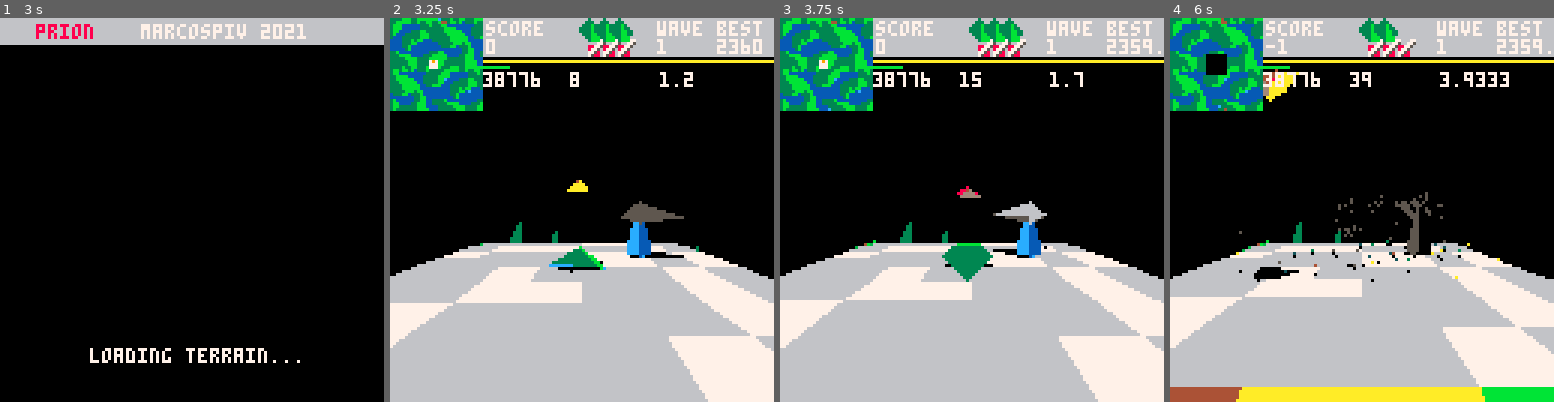
Above: before the commit, frames 1-4 (left to right).
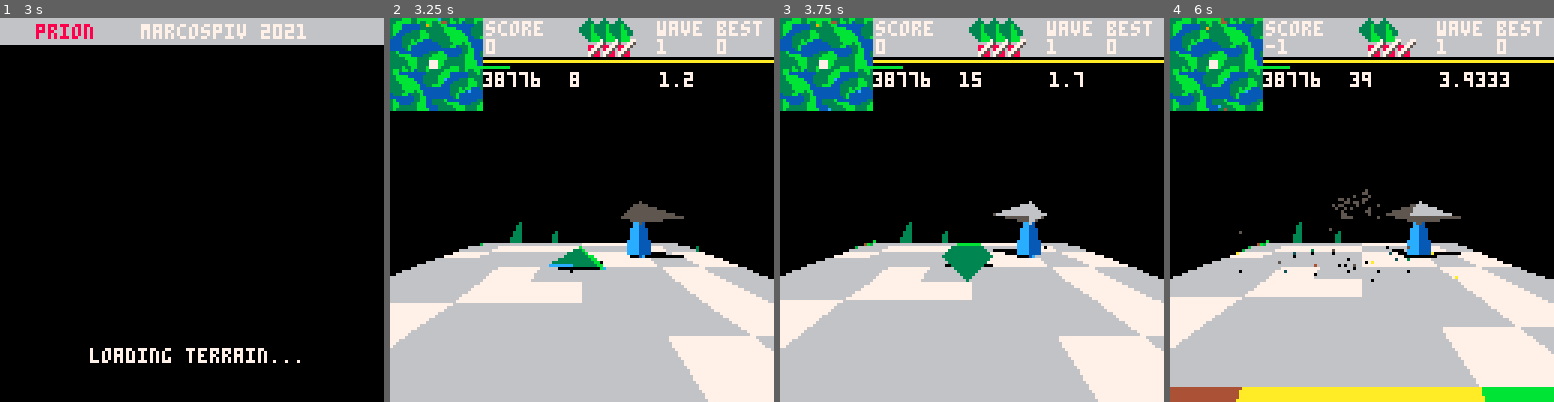
Above: after the commit, the same moments.

Repository: tpnk-dev/prion-pico8
Game: PICO-8 cartridge main.p8
Two runs of this game, one before a commit and one after it. Both use one fixed random seed, a clock stepped at 60 frames per second and the inputs below.
Inputs:
- Up to frame 1 (3 s): tap X (X key) at 0.33, 1.07, 1.85, 2.97 s; tap O (Z key) at 0.7, 1.7, 2.1, 2.5, 2.9 s; hold Right 1.6-2.1 s; hold Up 2.15-2.42 s; hold Right from 2.47 s (still down)
- Up to frame 2 (3.25 s): release Right at 3.03 s; hold Left from 3.08 s (still down)
- Up to frame 3 (3.75 s): tap O (Z key) at 3.3, 3.7 s; release Left at 3.58 s; hold Down from 3.63 s (still down)
- Up to frame 4 (6 s): release Down at 3.97 s; hold Right 4.02-4.68 s; tap X (X key) at 4.08, 5.2 s; tap O (Z key) every 0.4 s from 4.1 to 5.7 s; hold Up 4.73-5.03 s; hold Left 5.08-5.68 s; hold Down from 5.73 s (still down)

Frame 1 is identical in both runs. In frame 2, 0.3% of the frame differs, in the area x 9-97%, y 1-46%; in frame 3, 0.3%; in frame 4, 2.8%, in the area x 9-100%, y 2-69%.

Commit message:
Add mutant to game.lua
- add to OBJS_DATA
- add bush to add_virus_level
- create mutant and drone logic

Diff:
--- a/game.lua
+++ b/game.lua
@@ -34,7 +34,7 @@
     spawn_seeder(flr(rnd(terrain_size)), 30, flr(rnd(terrain_size)))
     spawn_seeder(flr(rnd(terrain_size)), 30, flr(rnd(terrain_size)))
     spawn_seeder(flr(rnd(terrain_size)), 30, flr(rnd(terrain_size)))
-    spawn_drone(118*TILE_SIZE, 120, 123*TILE_SIZE)
+    spawn_drone(flr(rnd(terrain_size)), 50, flr(rnd(terrain_size)))
 end
 
 waves = {spawn_wave_1}
@@ -59,8 +59,31 @@
 -- 13: bush
 -- 14: bush destroyed
 -- 15: infected tree 1
-
-OBJS_DATA = {[0]={{{0,0,0}},{}}, decode_model(0), decode_model(45), decode_model(114), decode_model(147),decode_model(247), decode_model(312), decode_model(401), decode_model(452), decode_model(478), decode_model(540), decode_model(566), decode_model(592),decode_model(628),decode_model(668),decode_model(694)}
+-- 16: mutated drone
+-- 17: mutated drone shadow
+-- 18: infected bush
+
+OBJS_DATA = {
+            [0]={{{0,0,0}},{}},
+            decode_model(0),     -- 1: tree 1
+            decode_model(45),    -- 2: player
+            decode_model(114),   -- 3: player shadow
+            decode_model(147),   -- 4: seeder
+            decode_model(247),   -- 5: seeder shadow
+            decode_model(312),   -- 6: drone
+            decode_model(401),   -- 7: drone shadow
+            decode_model(452),   -- 8: tree destroyed
+            decode_model(478),   -- 9: radar
+            decode_model(540),   -- 10: radar shadow
+            decode_model(566),   -- 11: radar tower
+            decode_model(592),   -- 12: fish
+            decode_model(628),   -- 13: bush
+            decode_model(668),   -- 14: bush destroyed
+            decode_model(694),   -- 15: infected tree 1
+            decode_model(739),   -- 16: mutated drone
+            decode_model(401),   -- 17: mutated drone shadow
+            decode_model(828),   -- 18: infected bush
+        }
 ENV_FUNC = {[0]=NOP, NOP, NOP, NOP, NOP, NOP, NOP, NOP,
     function(object)
         if(time()%3 == 0) then
@@ -101,12 +124,12 @@
                 local color = 12 - flr(rnd(2))*5
 
                 create_sprite(
-                        object.x,1,object.z,
-                        rnd(2)-1,rnd(2),rnd(2)-1,
-                        function(sprite) local sx,sy=project_point(sprite.t_x,sprite.t_y,sprite.t_z) circfill(sx, sy, 0, color) end,
-                        function(sprite) gravity(sprite, true,0.1) end,
-                        NOP,
-                        1
+                    object.x,1,object.z,
+                    rnd(2)-1,rnd(2),rnd(2)-1,
+                    function(sprite) local sx,sy=project_point(sprite.t_x,sprite.t_y,sprite.t_z) circfill(sx, sy, 0, color) end,
+                    function(sprite) gravity(sprite, true,0.1) end,
+                    NOP,
+                    1
                 )
             end
         end
@@ -125,6 +148,17 @@
 
 -- 16 colors
 -- needed colors 3,4,5,7,8,10,11,12,14,131,134,138,140
+
+function acos(x)
+    return atan2(x,-sqrt(1-x*x))
+end
+
+function v_len(x,y,z)
+    local ax=atan2(x,y)
+    local d2=x*cos(ax)+y*sin(ax)
+    local az=atan2(d2,z)
+    return d2*cos(az)+z*sin(az)
+end
 
 
 function game_init()
@@ -193,6 +227,7 @@
 
         local env_type = get_type_id(idx, idz)
         if(env_type==1) then terrainmesh[idx][idz] = (terrainmesh[idx][idz]&0xc0ff.ffff) | 0x0F00 end
+        if(env_type==13) then terrainmesh[idx][idz] = (terrainmesh[idx][idz]&0xc0ff.ffff) | 0x1200 end
 
         infected_area += 0x0.0001
     end
@@ -388,7 +423,8 @@
     for i=0,3 do
         landing_gears[i] = create_sprite(
             x,y,z,
-            0,0,0
+            0,0,0,
+            NOP
         )
     end
 
@@ -490,88 +526,70 @@
     add(enemies, new_seeder)
 end
 
-function acos(x)
- return atan2(x,-sqrt(1-x*x))
-end
-
-destination_angle = 0
-
-
--- FIX DRONE Z AXIS, INVERTED
 function spawn_drone(x,y,z)
     local new_drone = create_object3d(6,x,y,z,.25,0,0,
         function(object3d)
-            gravity(object3d, false,0.05)
-
             local current_height = get_height_pos(object3d.x%terrain_size,object3d.z%terrain_size)
+            local is_mutated = false
+            local shooting_interval = 0.7
 
             srand(time())
 
-            if(not object3d.is_visible) then
-                local posx, posz = object3d.x%terrain_size, object3d.z%terrain_size
-                local idx, idz = posx\TILE_SIZE, posz\TILE_SIZE
-
-                for i=(idx-8)%TERRAIN_NUMVERTS, (idx+8)%TERRAIN_NUMVERTS do
-                    for z=(idz-8)%TERRAIN_NUMVERTS,(idz+8)%TERRAIN_NUMVERTS do
-                        local env_type = get_type_id(i, z)
-                        if (env_type == 13) then
-                            if(time() - object3d.shooting_cooldown > .7) then
-                                if(rnd(10) == 1) then explode(object3d) object3d.remove=true end
-                            end object3d.shooting_cooldown=time()
+            local distance_to_player = v_len(player.x - object3d.x, player.y - object3d.y, player.z - object3d.z)
+
+            if(abs(distance_to_player) < 600 or object3d.is_mutated) then
+                gravity(object3d, false,0.05)
+
+                -- move towards player when within distance
+                local destination_angle_y = -atan2(player.x - object3d.x, player.z - object3d.z)
+                local destination_angle_x = -atan2(distance_to_player, player.y - object3d.y)
+
+                if(object3d.y - player.y < 0) then
+                    thrust(object3d,0.4) destination_angle_x=-0.1
+                elseif(object3d.y - current_height < 50) then
+                    thrust(object3d,0.2) destination_angle_x=-0.1
+                else
+                    if(time() - object3d.shooting_cooldown > shooting_interval) shoot(object3d) object3d.shooting_cooldown=time()
+                end
+
+                srand(time())
+                object3d.ay += (destination_angle_y+.25-object3d.ay)*0.1
+                object3d.ax += (destination_angle_x-object3d.ax)*0.1
+            else
+                -- only search for mutated bushes if not mutated
+                -- if on virused square, become mutated 1/5 times
+                if (not object3d.is_mutated) then
+                    if(time() - object3d.shooting_cooldown > .7) then
+                        local posx, posz = object3d.x%terrain_size, object3d.z%terrain_size
+                        local v_level = sget(minimap_memory_start+(posx\(sector_numfaces*TILE_SIZE)),(minimap_memory_start+NUMSECTS)-(posz\(sector_numfaces*TILE_SIZE)))
+                        if(v_level == 4) then
+                            if flr(rnd(10)) == 1 then
+                                object3d.tris = OBJS_DATA[16][2]
+                                shooting_interval = 0.14
+                                object3d.is_mutated = true
+                            end
                         end
                     end
                 end
 
-                if(object3d.y < 100 or object3d.vy < -0) thrust(object3d,0.1)
-                object3d.ax += (0.1-object3d.ax)*0.1
+                -- move to random direction
                 object3d.ay += (object3d.dir-object3d.ay)*0.02 +rnd(0.01)-0.02
-
+                object3d.x -= sin(object3d.ay) * 3
+                object3d.z -= cos(object3d.ay) * 3
                 if(time()%10 == 0) then
                     object3d.dir=rnd(1)
                 end
-
-                clamp_speed(object3d, 2)
-            else
-
-                --local angle_1 = {x= player.x-object3d.x, z= player.z-object3d.z}
-                --local angle_2 = {x=1,z=0}
-                --destination_angle = acos((angle_1.x*angle_2.x + angle_1.z*angle_2.z) /
-                --                        ( (sqrt(angle_1.x^2 + angle_1.z^2) ) * (sqrt(angle_2.x^2 + angle_2.z^2))))
-                local destination_angle_y = -atan2(player.x - object3d.x, player.z - object3d.z)
-                local destination_angle_x = -atan2(sqrt((player.x-object3d.x)^2 + (player.y-object3d.y)^2 + (player.z-object3d.z)^2), player.y - object3d.y)
-                destination_angle = destination_angle_x
-
-                --if(object3d.y - player.y > 0) thrust(object3d,0.2)
-                if(object3d.y - player.y < 0)then
-                    thrust(object3d,0.4) destination_angle_x=0.1
-                elseif(object3d.y - current_height < 50) then
-                    thrust(object3d,0.2) destination_angle_x=0.1
-                else
-                    if(time() - object3d.shooting_cooldown > .7) shoot(object3d, true) object3d.shooting_cooldown=time()
-
-                end
-
-                srand(time())
-                --object3d.ay = destination_angle_y - .25
-                object3d.ay += (destination_angle_y-.25-object3d.ay)*0.1+rnd(0.1)-0.05
-                object3d.ax += (abs(destination_angle_x)-object3d.ax)*0.1
-
-                --object3d.ax = abs(destination_angle_x)
-                --object3d.ay += (object3d.dir-object3d.ay)*0.02 +rnd(0.01)-0.02
-                clamp_speed(object3d, 4)
             end
             poke(0x5f44, orig_srand)
-
+            clamp_speed(object3d, 4)
 
         end,
         function(object3d)
-            object3d.return_death_score=function() return 500 end
-            object3d.return_blip_color=function() return 9 end
+            object3d.return_death_score=function() if(object3d.is_mutated) return 500 else return 300 end
+            object3d.return_blip_color=function() if(object3d.is_mutated) if(time()%0.5 == 0) return 8 else return 9 else return 9 end
             object3d.shooting_cooldown = time()
 
             object3d.dir=rnd(1)
-            --poke(0x5f44, orig_srand)
-            --object3d.dir={rnd(2)-1,rnd(2)-1} end)
         end
     )
     new_drone.is_crash = function(object3d)
@@ -791,7 +809,7 @@
     print(wave,NUMSECTS+1+58,7,7)
 
     print("best",NUMSECTS+1+78,1,7)
-    print(player.x,NUMSECTS+1+78,7,7)
+    print(best,NUMSECTS+1+78,7,7)
     --]]
 
     --x[[
